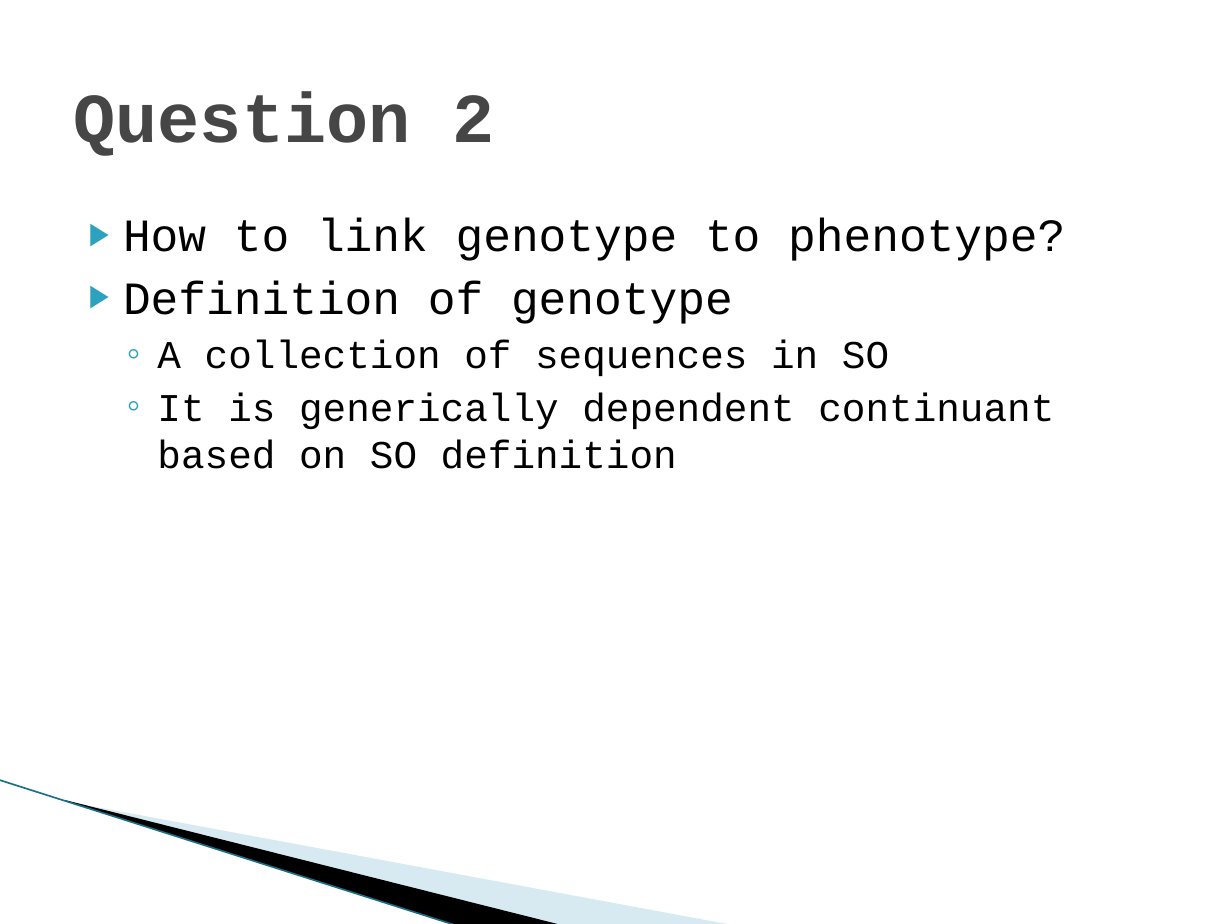
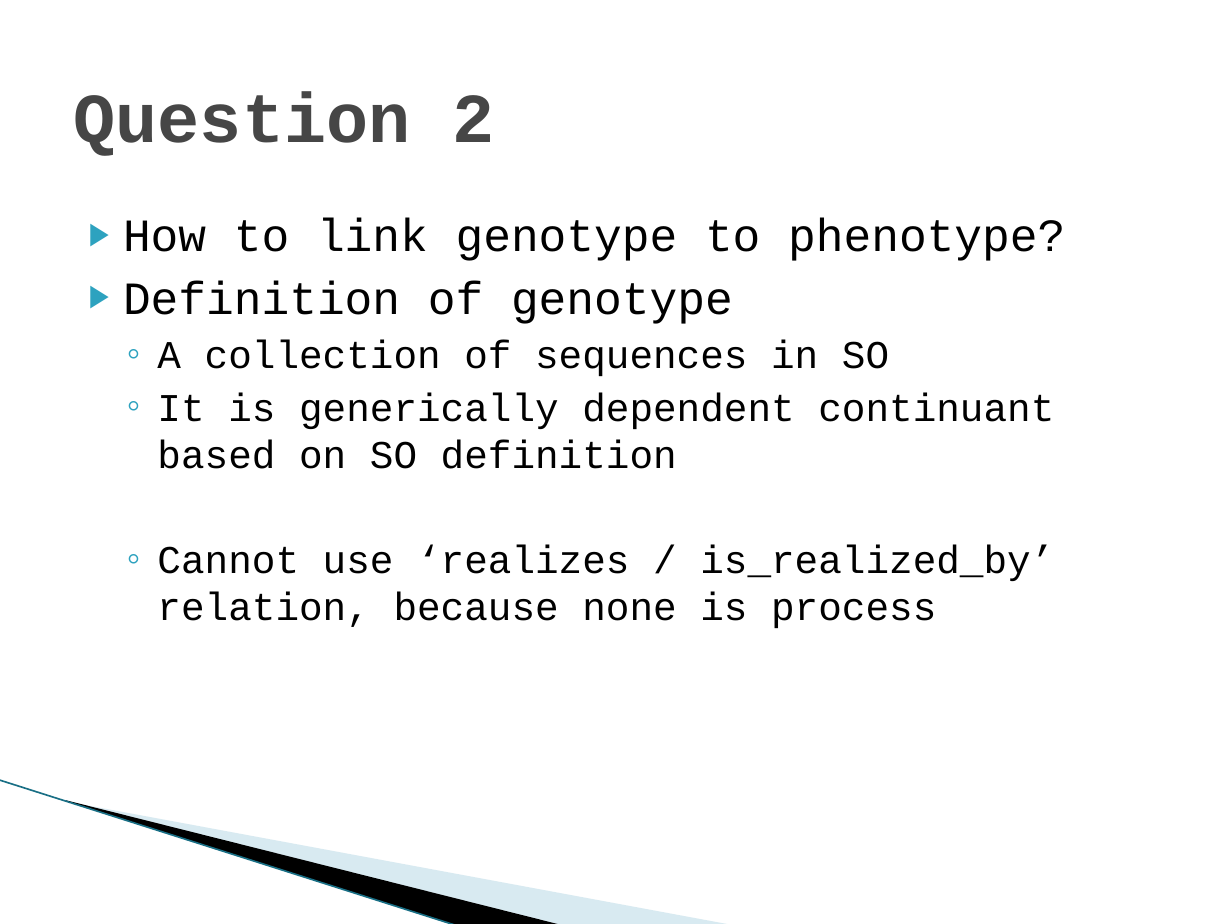
Before and after one commit to obi-ontology/obi-legacy-svn, a slide deck: slide 5 of trunk/docs/presentations/OBI workshop Oct 2011 Philly/Phenotype.pptx. Drawn at 1232x924 pixels with LibreOffice and Linux fonts; fonts in the diff are those of the drawing; background and template pictures are left out. Boxes give left, top, right and bottom in pixels: in the first picture for what was removed or moved away, otherwise in the second. Text is boxed around its words. In the diff, an @@ line names an element or a change of style, - is before the commit and + after.

```diff
--- a/trunk/docs/presentations/OBI workshop Oct 2011 Philly/Phenotype.pptx
+++ b/trunk/docs/presentations/OBI workshop Oct 2011 Philly/Phenotype.pptx
@@ text at <box>157,545,1054,628</box>: paragraph added @@
+  ◦ Cannot use ‘realizes / is_realized_by’ relation, because none is process
```
Also in this commit, not shown: 4 other slides changed, 1 other file.
